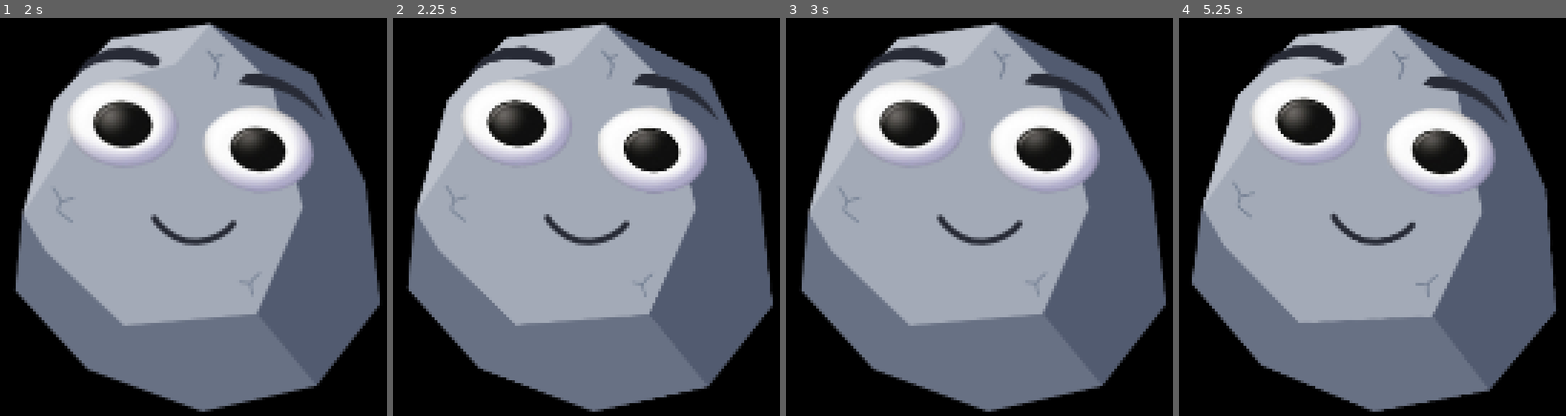
Above: before the commit, frames 1-4 (left to right).
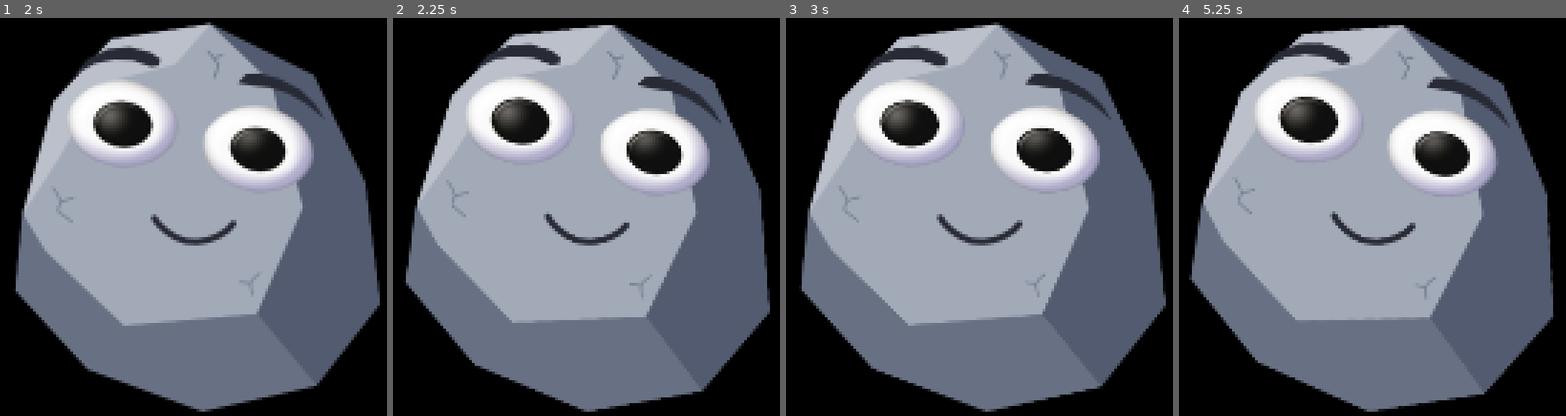
Above: after the commit, the same moments.

Repository: rayne-rb/Klippy
Game: Godot game, scene res://Klippy.tscn
Two runs of this game, one before a commit and one after it. Both use one fixed random seed, a clock stepped at 60 frames per second and the inputs below.
Inputs (mouse positions are in pixels of both pictures, inside the frame that each line leads up to):
- Up to frame 1 (2 s): tap Enter at 0.5 s; move the mouse to (321, 197) at 0.52 s; click (321, 197) at 0.67 s; tap Space at 1.25 s; drag from (77, 252) to (166, 340) at 1.27 s
- Up to frame 2 (2.25 s): tap Enter at 2 s; move the mouse to (644, 101) at 2.02 s; click (644, 101) at 2.17 s
- Up to frame 3 (3 s): tap Space at 2.75 s; drag from (952, 340) to (809, 141) at 2.77 s
- Up to frame 4 (5.25 s): tap Enter at 3.5 s; move the mouse to (1542, 312) at 3.52 s; click (1542, 312) at 3.67 s; tap Space at 4.25 s; drag from (1202, 141) to (1287, 81) at 4.27 s; move the mouse to (1399, 224) at 5.02 s; click (1399, 224) at 5.17 s

Frame 1 is identical in both runs. In frame 2, 5.3% of the frame differs, in the area x 3-99%, y 1-99%; in frame 3, 0.8%; in frame 4, 4.3%.

Commit message:
Limit FPS to 30 and adjust physics tick rate for performance optimization

Diff:
--- a/project.godot
+++ b/project.godot
@@ -14,6 +14,8 @@
 run/main_scene="res://Klippy.tscn"
 config/features=PackedStringArray("4.7", "GL Compatibility")
 config/icon="res://icon.svg"
+run/max_fps=30
+run/low_processor_mode=true
 
 [display]
 
@@ -28,6 +30,10 @@
 window/stretch/aspect="expand"
 window/per_pixel_transparency/allowed=true
 
+[physics]
+
+common/physics_ticks_per_second=30
+
 [rendering]
 
 rendering_device/driver.windows="d3d12"
